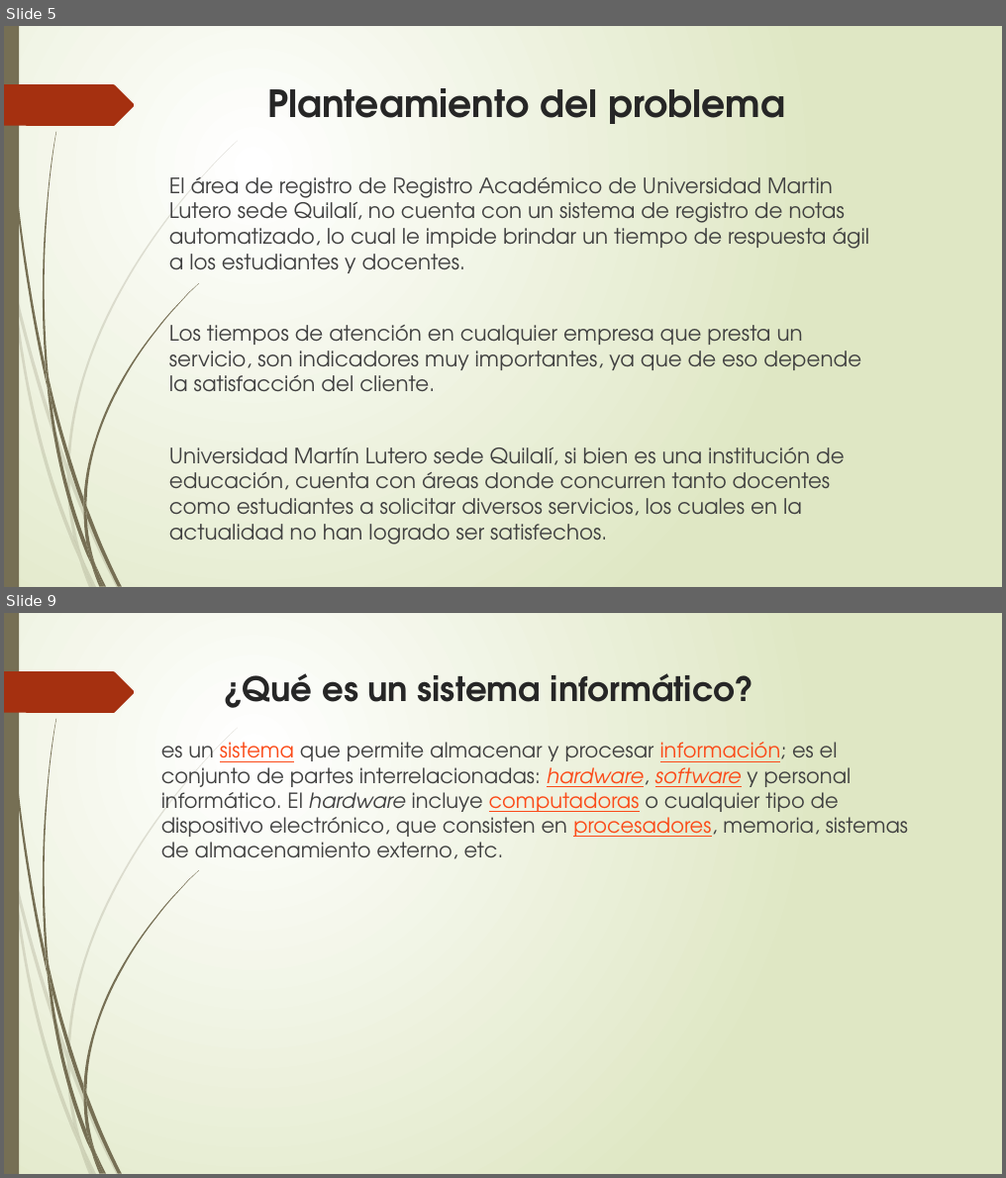
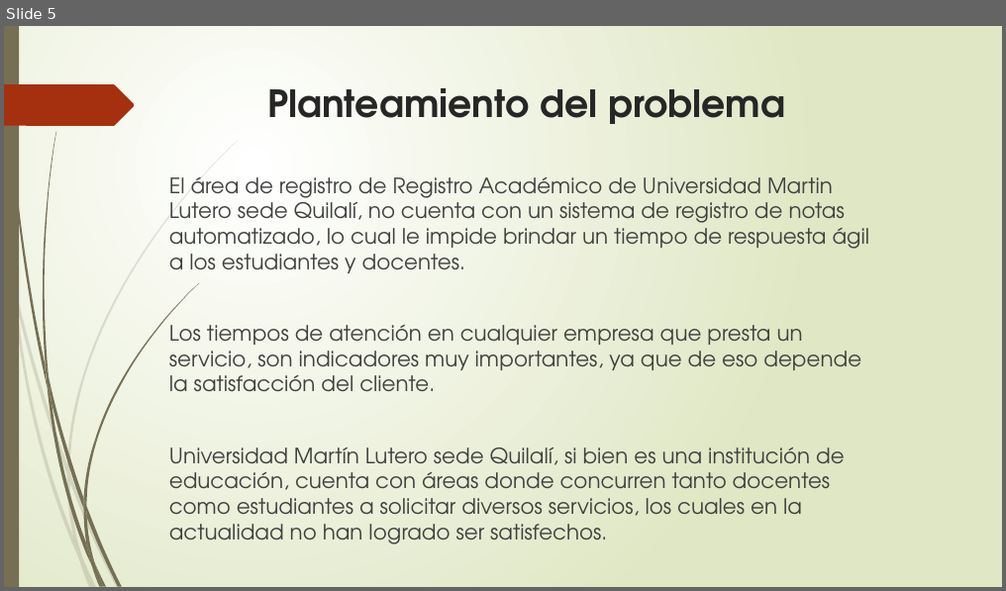
Before and after one commit to francha23/sistema-de-notas, a slide deck: Presentacion/El principio de la sabiduría es el temor.pptx. Shown one above the other, each under a label of ours: slides 5 and 9 before the commit, slide 5 after it; the slides between them are not shown. The pictures are 1006x1178 and 1006x591 pixels, drawn with LibreOffice and Linux fonts; fonts in the diff are those of the drawing. Boxes give left, top, right and bottom in pixels: in the first picture for what was removed or moved away, otherwise in the second. Text is boxed around its words. In the diff, an @@ line names an element or a change of style, - is before the commit and + after.

```diff
--- a/Presentacion/El principio de la sabiduría es el temor.pptx
+++ b/Presentacion/El principio de la sabiduría es el temor.pptx
@@ slide 9 removed at box(4, 613, 1002, 1174), background gradient #FFFFFF to #DFE8C4; not listed: 24 template elements that a slide beside it also shows @@
@@ title removed at box(224, 673, 754, 708) @@
-¿Qué es un sistema informático?
@@ text removed at box(161, 742, 908, 860) @@
-es un sistema que permite almacenar y procesar información; es el conjunto de partes interrelacionadas: hardware, software y personal informático. El hardware incluye computadoras o cualquier tipo de dispositivo electrónico, que consisten en procesadores, memoria, sistemas de almacenamiento externo, etc.
```
Also in this commit, not shown: 4 slides changed, 5 slides added, 17 other slides removed.
